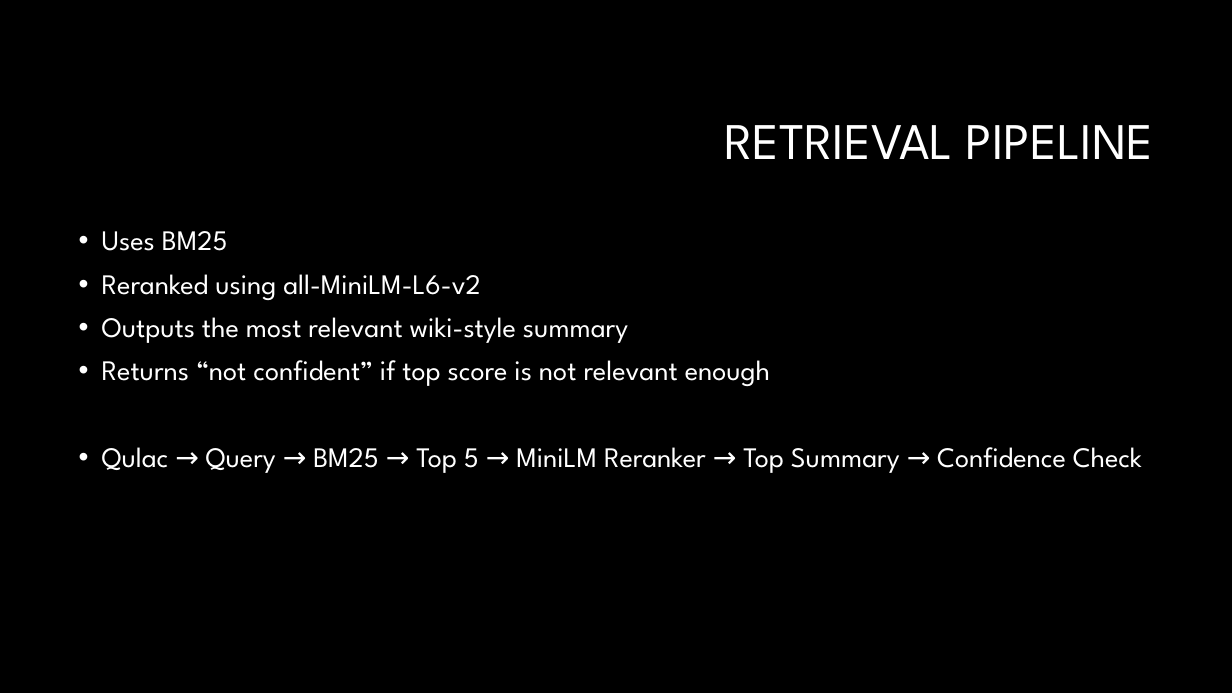
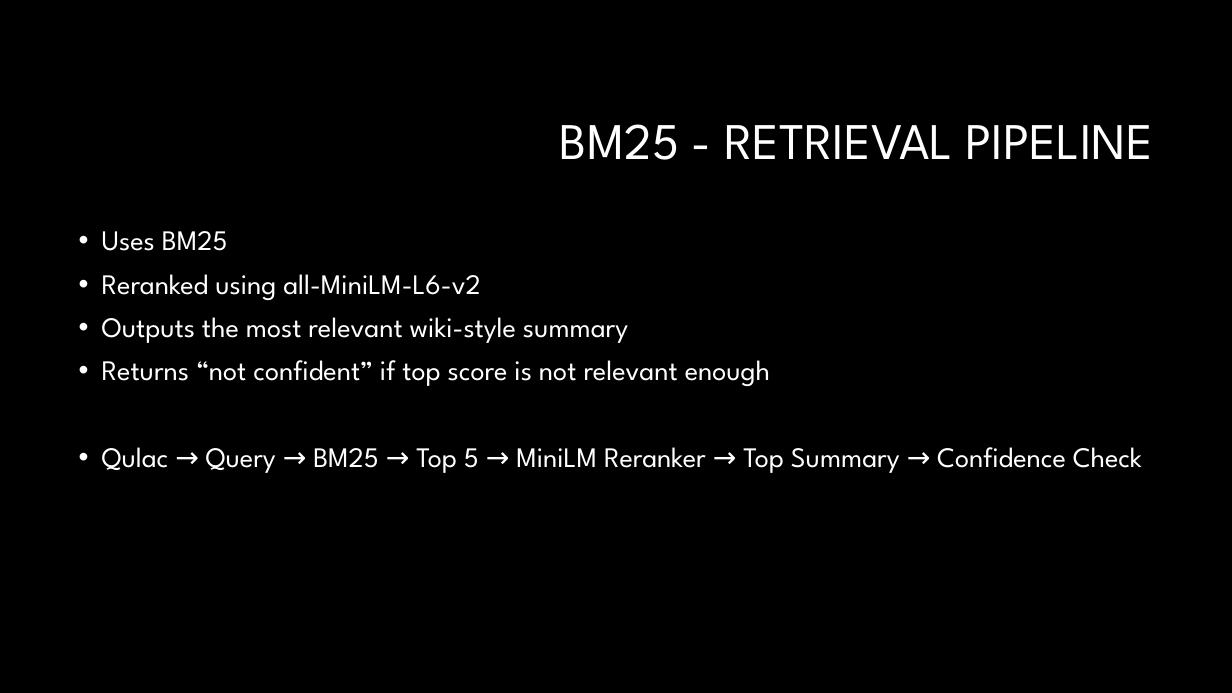
Before and after one commit to Crimson-Scot96/Conversational-AI, a slide deck: slide 5 of set10120_cw2_presentation.pptx (slide 4 before the commit). Drawn at 1232x693 pixels with LibreOffice and Linux fonts; fonts in the diff are those of the drawing; background and template pictures are left out. Boxes give left, top, right and bottom in pixels: in the first picture for what was removed or moved away, otherwise in the second. Text is boxed around its words. In the diff, an @@ line names an element or a change of style, - is before the commit and + after.

```diff
--- a/set10120_cw2_presentation.pptx
+++ b/set10120_cw2_presentation.pptx
@@ title at [560,124,1154,160]: text changed @@
-RETRIEVAL PIPELINE
+BM25 - RETRIEVAL PIPELINE
```
Also in this commit, not shown: 9 other slides changed, 3 slides added, 2 slides removed.
